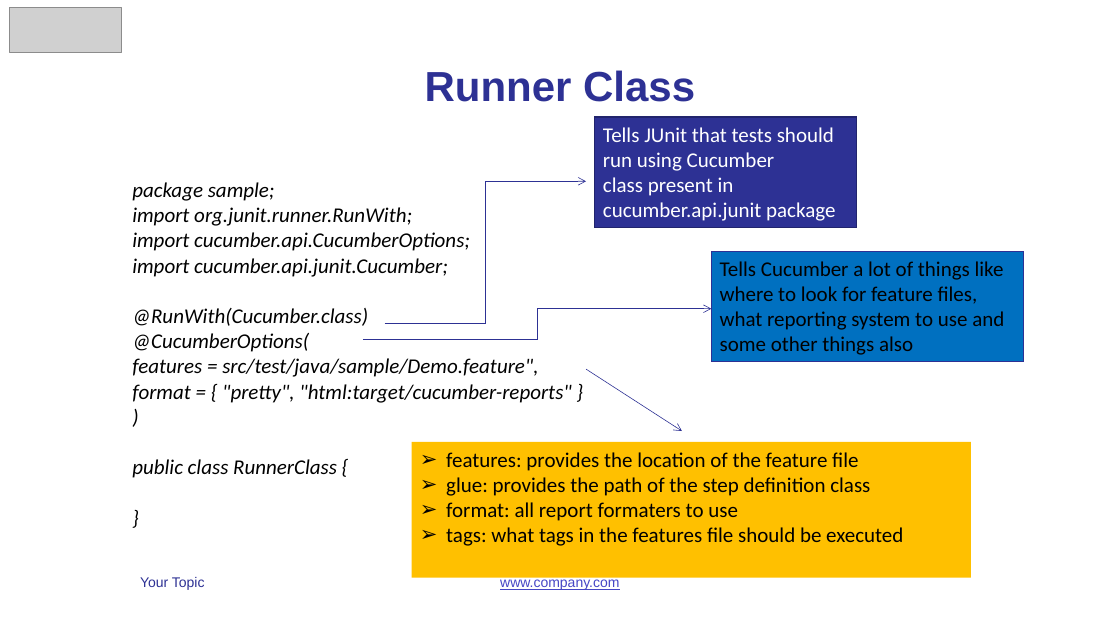
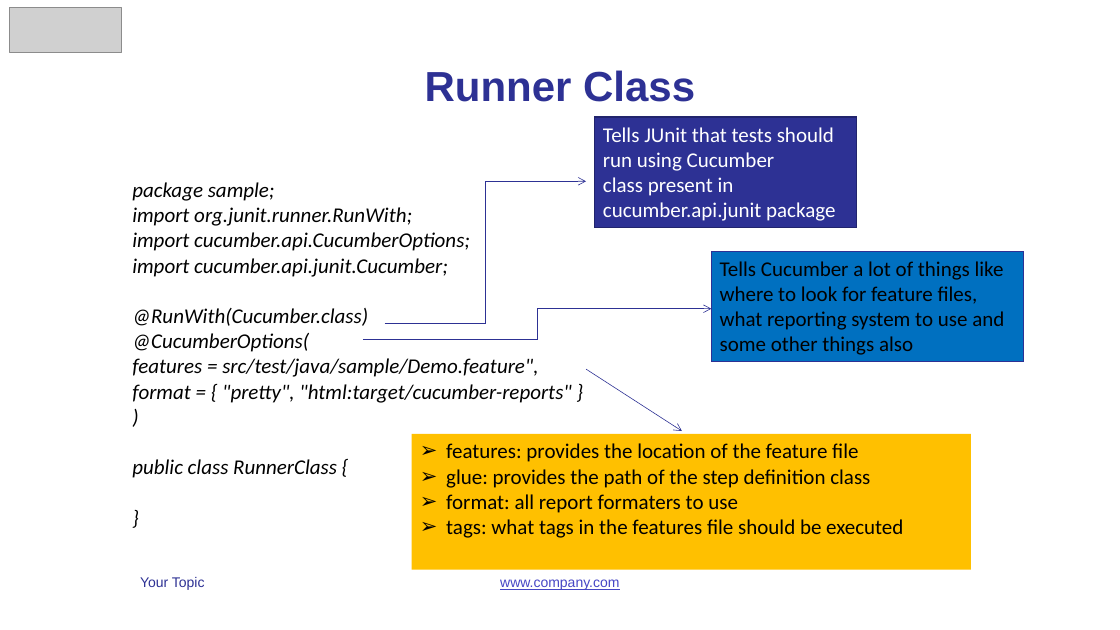
Before and after one commit to vunguyen2588/Cucumber, a slide deck: slide 10 of b4uconference_cucumber_slide.pptx. Drawn at 1120x630 pixels with LibreOffice and Linux fonts; fonts in the diff are those of the drawing; grey boxes stand for pictures. Boxes give left, top, right and bottom in pixels: in the first picture for what was removed or moved away, otherwise in the second. Text is boxed around its words. In the diff, an @@ line names an element or a change of style, - is before the commit and + after.

```diff
--- a/b4uconference_cucumber_slide.pptx
+++ b/b4uconference_cucumber_slide.pptx
@@ rectangle "features: provides the location of ..." moved from (x1=412, y1=442, x2=971, y2=578) to (x1=412, y1=434, x2=971, y2=571) @@
```
Also in this commit, not shown: 6 other slides changed.
